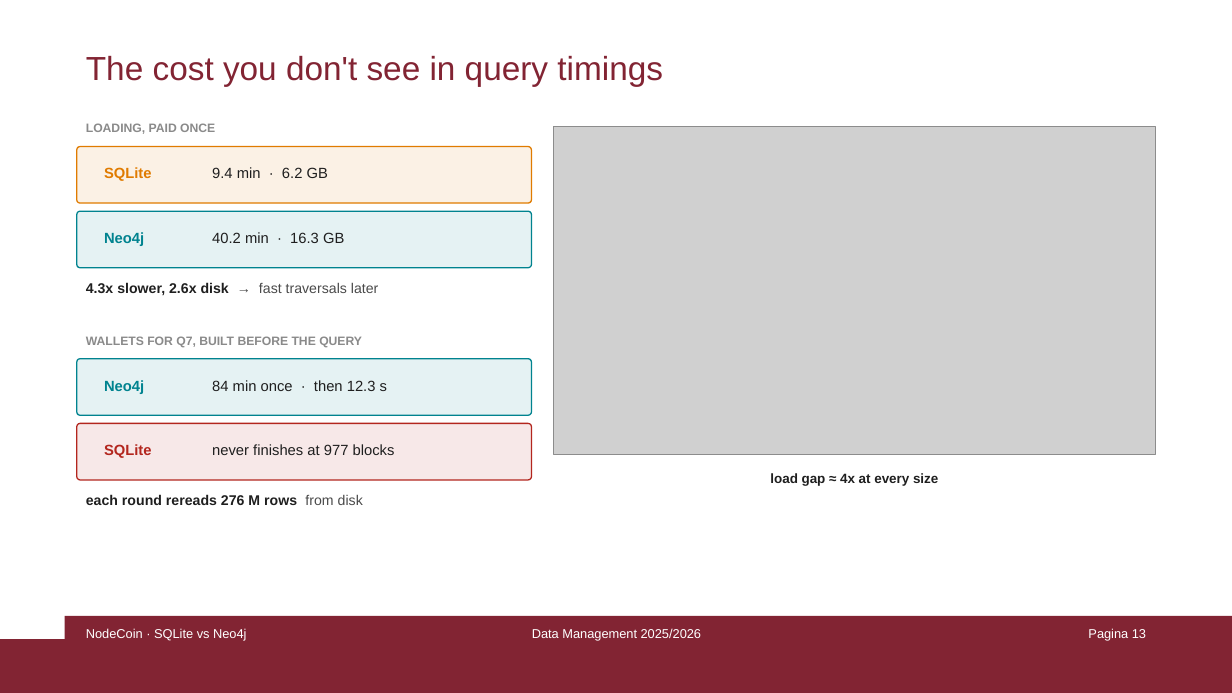
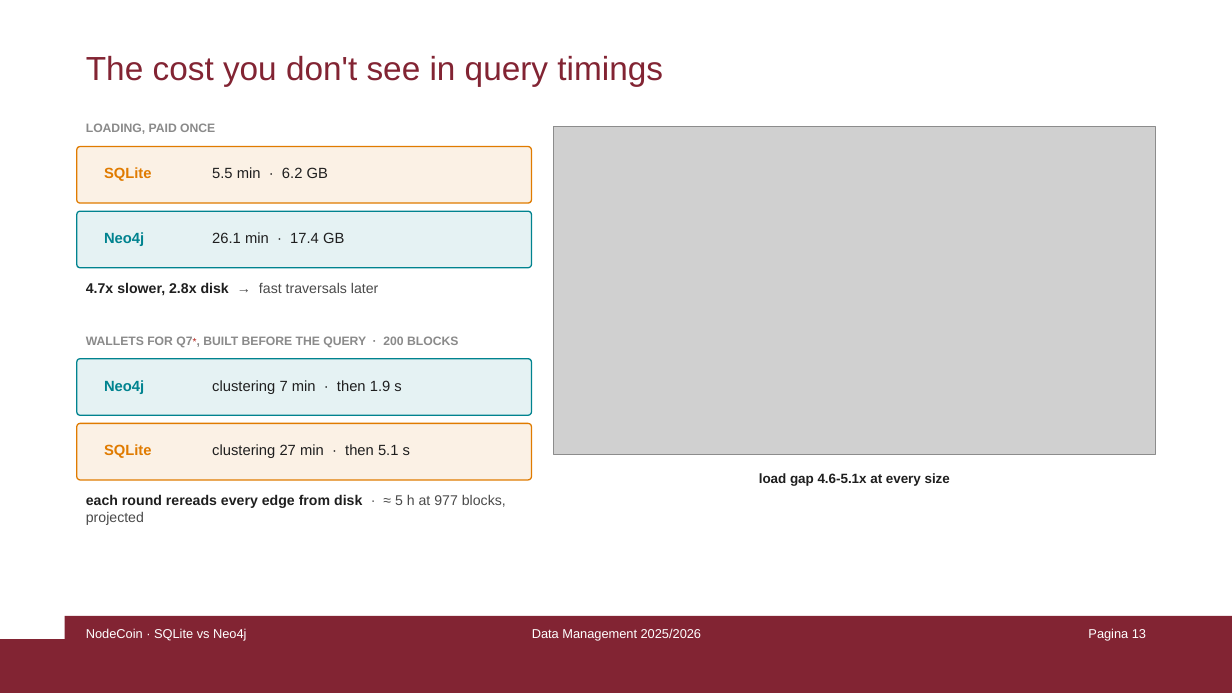
Before and after one commit to damspada/graph-relational-bitcoin-analyzer-project, a slide deck: slide 13 of presentation/NodeCoin - Damiano Spadaccini.pptx. Drawn at 1232x693 pixels with LibreOffice and Linux fonts; fonts in the diff are those of the drawing; grey boxes stand for pictures. Boxes give left, top, right and bottom in pixels: in the first picture for what was removed or moved away, otherwise in the second. Text is boxed around its words. In the diff, an @@ line names an element or a change of style, - is before the commit and + after.

```diff
--- a/presentation/NodeCoin - Damiano Spadaccini.pptx
+++ b/presentation/NodeCoin - Damiano Spadaccini.pptx
@@ text at (x1=212, y1=167, x2=328, y2=178): text changed @@
-9.4 min · 6.2 GB
+5.5 min · 6.2 GB
@@ text at (x1=212, y1=232, x2=344, y2=243): text changed @@
-40.2 min · 16.3 GB
+26.1 min · 17.4 GB
@@ text at (x1=86, y1=282, x2=378, y2=295): text changed @@
-4.3x slower, 2.6x disk → fast traversals later
+4.7x slower, 2.8x disk → fast traversals later
@@ text at (x1=86, y1=336, x2=458, y2=347): text changed @@
-WALLETS FOR Q7, BUILT BEFORE THE QUERY
+WALLETS FOR Q7*, BUILT BEFORE THE QUERY · 200 BLOCKS
@@ text at (x1=212, y1=380, x2=401, y2=394): text changed @@
-84 min once · then 12.3 s
+clustering 7 min · then 1.9 s
@@ rounded rectangle at (x1=77, y1=423, x2=531, y2=480): fill #B3261E at 10% opacity to #E07B00 at 10% opacity; outline #B3261E 1 pt to #E07B00 1 pt @@
@@ text "SQLite" at (x1=104, y1=444, x2=152, y2=458): text colour #B3261E to #E07B00 @@
@@ text at (x1=212, y1=444, x2=410, y2=458): text changed @@
-never finishes at 977 blocks
+clustering 27 min · then 5.1 s
@@ text at (x1=759, y1=473, x2=950, y2=486): text changed @@
-load gap ≈ 4x at every size
+load gap 4.6-5.1x at every size
@@ text at (x1=86, y1=494, x2=506, y2=525): text changed @@
-each round rereads 276 M rows from disk
+each round rereads every edge from disk · ≈ 5 h at 977 blocks, projected
```
Also in this commit, not shown: 9 other slides changed, 27 other files.
